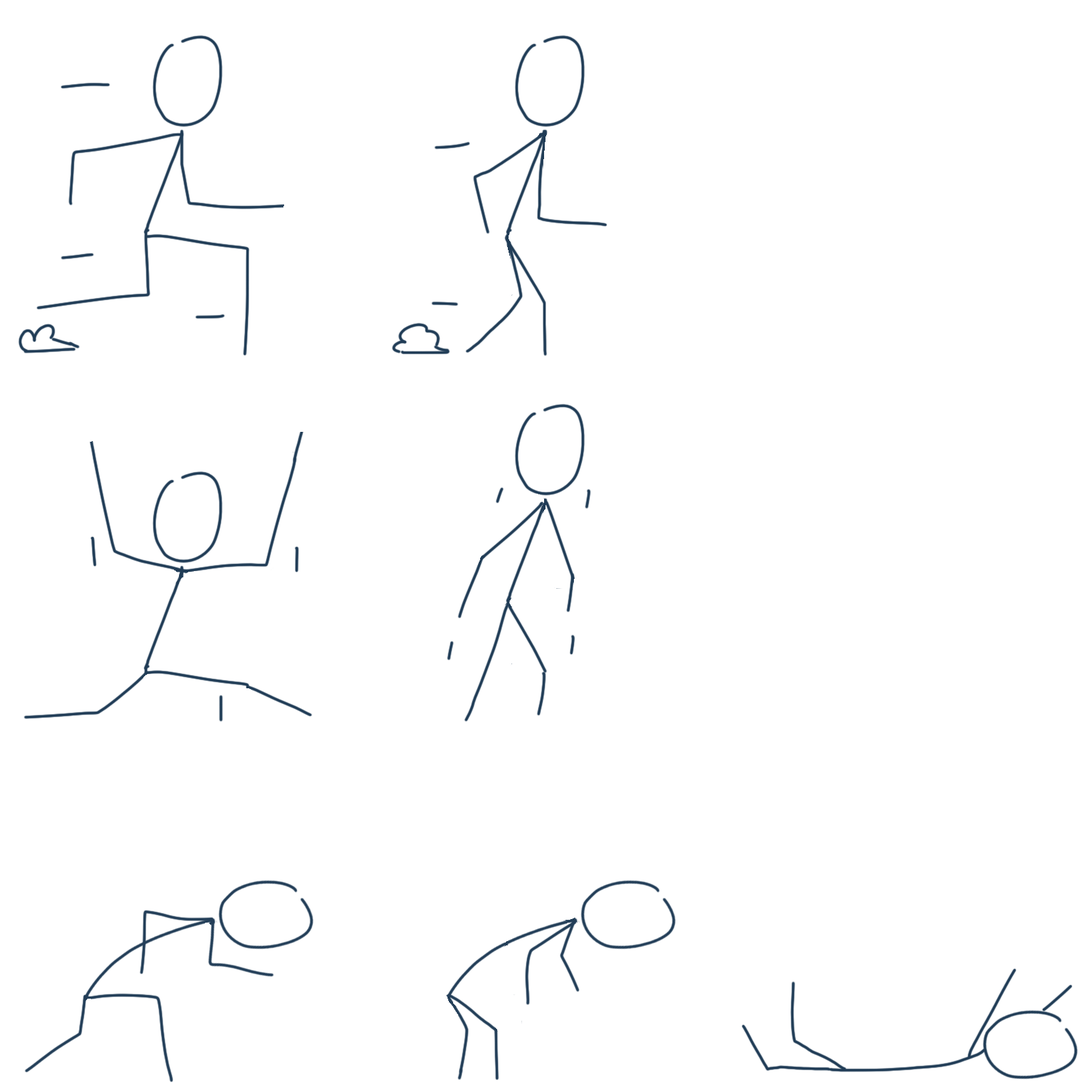
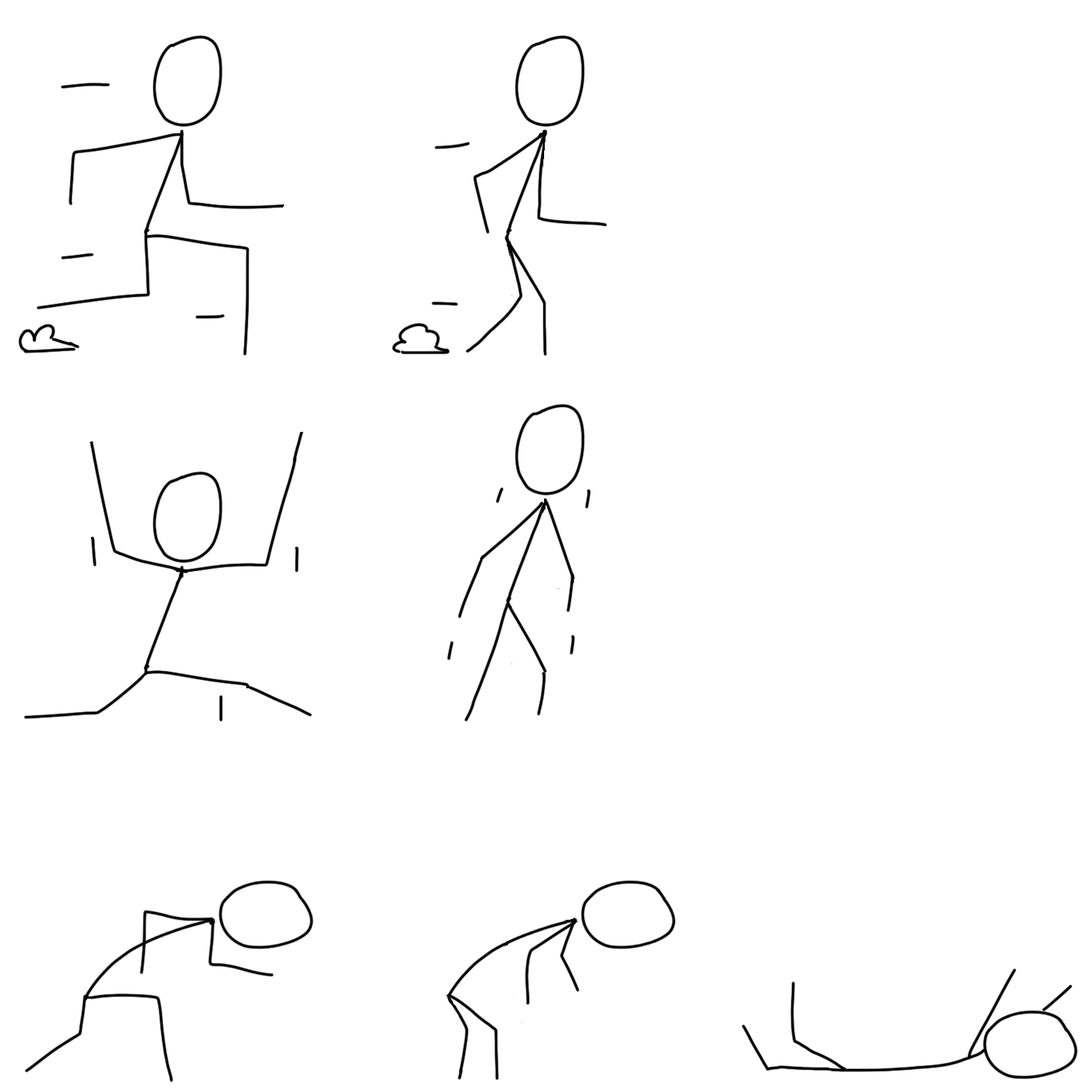
Two versions of the same layered image (1091 × 1091). Layer-by-layer changes:
renamed "death" to "stick", painted on it over [17, 34, 1079, 1083]
removed layer "duck 2" over [24, 880, 677, 1081]
removed layer "duck 1" over [82, 880, 315, 1083]
removed layer "jump 2" over [446, 403, 592, 722]
removed layer "jump 1" over [23, 432, 313, 723]
removed layer "run 2" over [391, 34, 608, 357]
removed layer "run 1" over [17, 34, 285, 357]
